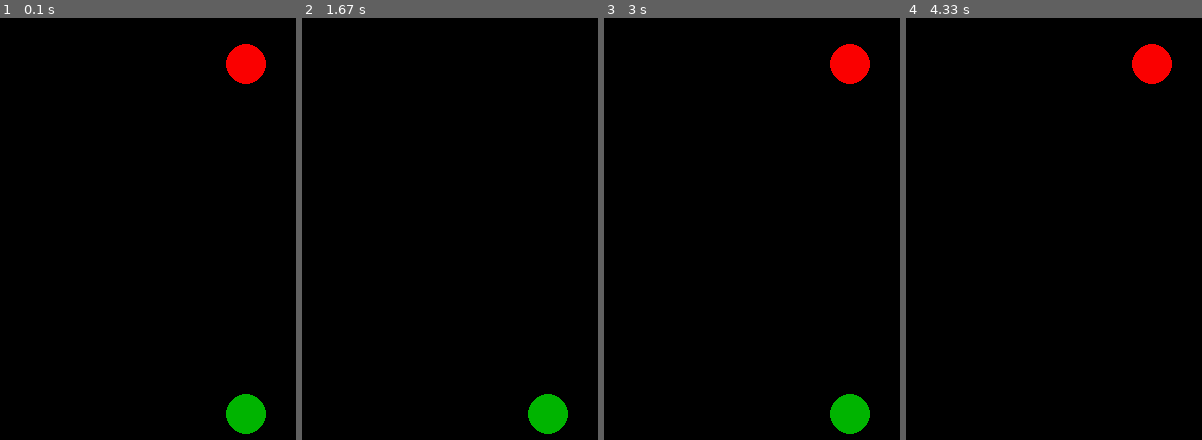
Above: before the commit, frames 1-4 (left to right).
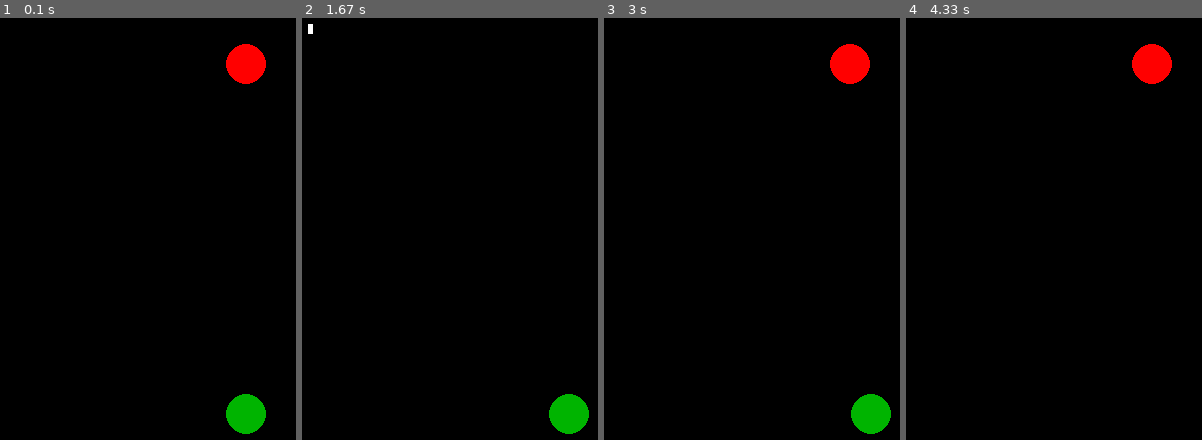
Above: after the commit, the same moments.

Repository: timoogo/pygame_space-invader
Game: pygame game, started from __main__.py
Same seed, same stepped clock (60 frames per second), same inputs: the game is played once before the commit and once after it.
Inputs:
- Up to frame 1 (0.1 s): no input
- Up to frame 2 (1.67 s): hold E 0.33-0.8 s; hold Right 0.33-0.8 s; tap Space at 0.83 s
- Up to frame 3 (3 s): no input
- Up to frame 4 (4.33 s): hold Q 3.23-3.87 s; hold Right 3.23-3.87 s; tap D at 3.38 s; hold Right from 3.9 s (still down); tap K at 4.05 s

The runs differ from the first frame. In frame 2, 1.3% of the frame differs, in the area x 2-97%, y 1-99%; in frame 3, 1.3%; in frame 4, less than 0.1%.

Commit message:
adding more movement

Diff:
--- a/Enemy.py
+++ b/Enemy.py
@@ -1,5 +1,6 @@
 
 import pygame
+from Projectile import Projectile
 class Enemy:
     def __init__(self, screen):
         self.screen = screen
@@ -7,11 +8,22 @@
         self.pos = [250,50]
         self.state = True
         self.cooldown = 0.25
-
+        self.projectile_instance = Projectile(screen, self.pos, self)
+        self.bulletColor = (255, 0, 0)
+        self.bulletPos = [250, 55]
+        self.enemyColor = (255, 15, 0)
         self.radius = 20
 
     def Draw(self):
-        pygame.draw.circle(self.screen, (250, 0,0), self.pos, self.radius)
+        pygame.draw.circle(self.screen, (self.bulletColor), self.pos, self.radius)
+        pygame.draw.circle(self.screen, (self.bulletColor), self.bulletPos, self.radius/5)
+
     def Move(self, dir):
         self.pos[0] += dir * self.speed
         print(self.speed)
+    def Shoot(self):
+        keys = pygame.key.get_pressed()
+        if keys[pygame.K_e]:
+            self.Draw()
+            self.projectile_instance.owner = "Enemy"
+            self.projectile_instance.WhoShot()
--- a/Player.py
+++ b/Player.py
@@ -5,19 +5,22 @@
 
 class Player:
     def __init__(self, screen):
-        self.speed = 5
+        self.speed = 0.75
         self.pos = [250, 400]
+        self.projectile_instance = Projectile(self.pos, screen, self)
         self.screen_x = screen.get_width()
         self.alive = True
         self.debug = True
         self.cooldown = 0.25
         self.screen = screen
         self.radius = 20
+        self.bulletPos = [250, 395]
+        self.bulletColor = (255, 0, 0)
 
 
     def Draw(self):
         pygame.draw.circle(self.screen, (0, 180, 0), self.pos, self.radius)
-        if self.alive == False:
+        if not self.alive:
             pygame.draw.rect(self.screen, color, (0, 300, self.screen_x, 600))
         else:
             self.Update()
@@ -25,9 +28,9 @@
         self.OnMoveEvent()
     def OnMoveEvent(self):
         keys = pygame.key.get_pressed()
-        if keys[pygame.K_q]:
+        if keys[pygame.K_q] or keys[pygame.K_LEFT]:
             self.Move(-1)
-        if keys[pygame.K_d]:
+        if keys[pygame.K_d] or keys[pygame.K_RIGHT]:
             self.Move(1)
         if keys[pygame.K_SPACE]:
             self.Shoot()
@@ -49,7 +52,9 @@
         print(self.speed)
 
     def Shoot(self):
-        print("shoot")
+        self.projectile_instance.owner = "Player"
+        self.projectile_instance.WhoShot()
+        self.projectile_instance.Draw()
 
     def Die(self):
         if self.alive and self.debug:
--- a/Projectile.py
+++ b/Projectile.py
@@ -1,8 +1,25 @@
 import pygame
+
+projectiles = []
 class Projectile:
-   def __init__(self,position, screen):
-       self.width  = 2
-       self.height = 4
-       self.speed  = 15
-       self.position = position
-       self.screen = screen
+    def __init__(self, pos, screen,owner):
+        self.color = (255, 255, 255)
+        self.width = 2
+        self.speed = 15
+        self.position = pos
+        self.screen = screen
+        self.owner = owner
+        self.bulletForm = (10, 10, 5,10)
+        self.hasShot = False
+
+    def Draw(self):
+        if self.hasShot:
+                pygame.draw.rect(self.screen, self.color, self.bulletForm)
+                print("shoot")
+
+    def WhoShot(self):
+        if self.owner == "Player":
+            print("from Player")
+            self.hasShot = True
+        if self.owner == "Enemy":
+            print("from enemy")
--- a/__main__.py
+++ b/__main__.py
@@ -12,7 +12,7 @@
 
 screen = pygame.display.set_mode((500,500))
 #fullscreen = pygame.display.set_mode((0,0), pygame.FULLSCREEN)
-pygame.display.set_caption(favicon)
+pygame.display.set_caption("Space Invader by timogo")
 img = pygame.image.load(favicon).convert()
 print(img)
 i = 0
@@ -23,6 +23,7 @@
       i += 1
       for event in pygame.event.get():
             if event.type == pygame.KEYDOWN:
+                  enemy.Shoot()
                   # player.OnMoveEvent(event)
                   player.OnCollisionEvent(event)
             if event.type == pygame.QUIT:
Not shown, changed: .DS_Store
